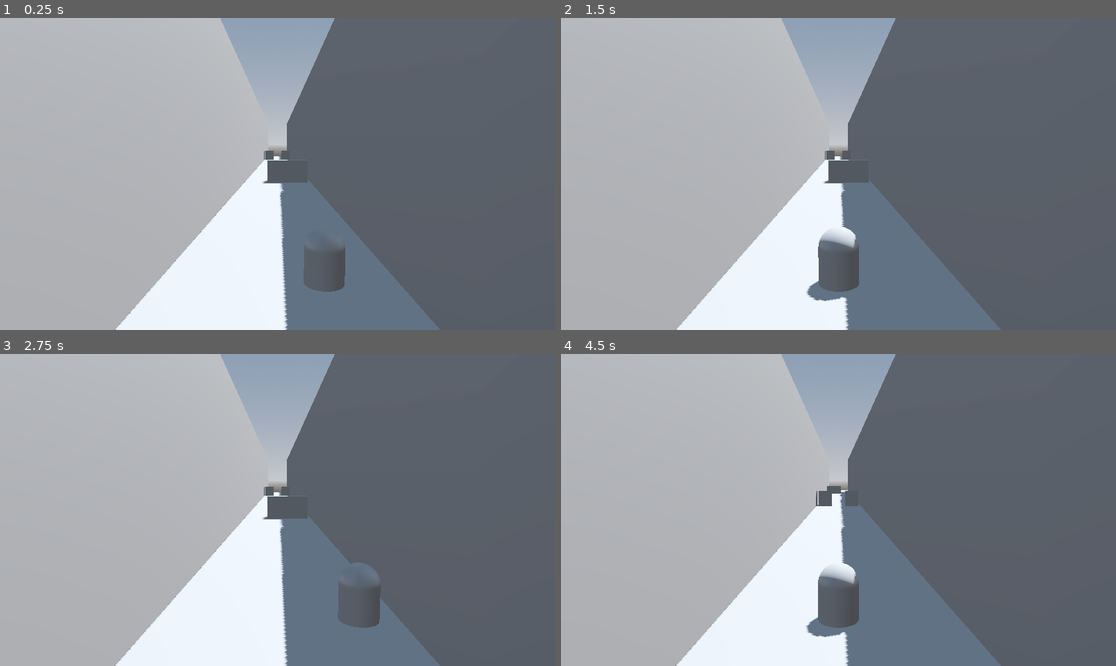
Above: before the commit, frames 1-4 (two rows, left to right).
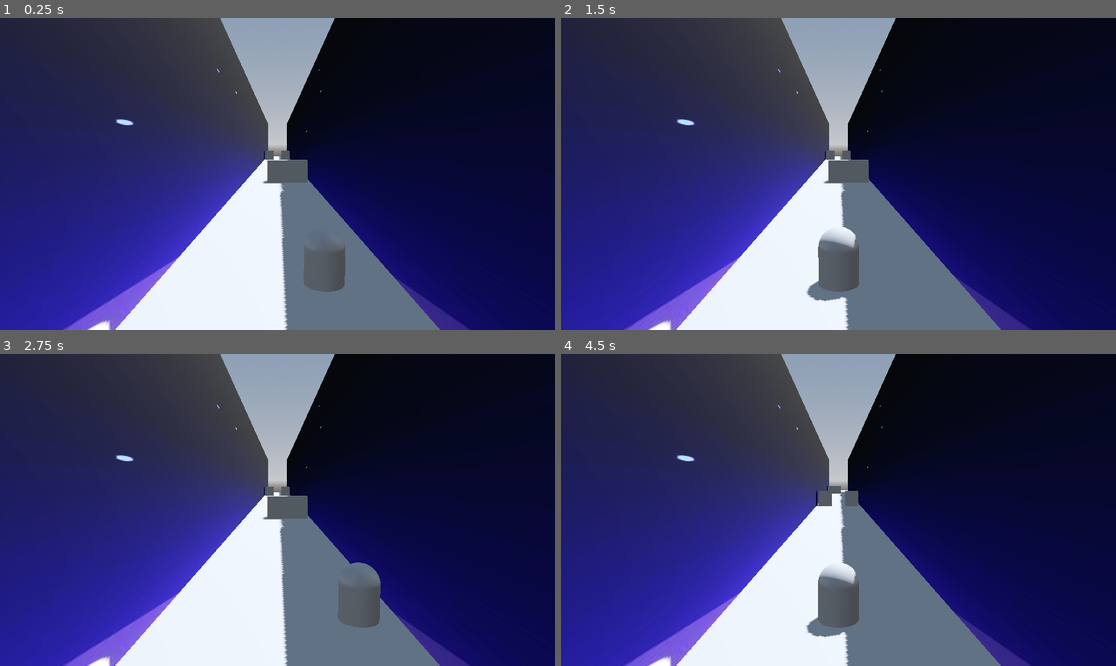
Above: after the commit, the same moments.

Repository: lucasthierry17/Soccer_Runner
Game: Godot game, scene res://world.tscn
Two runs of this game, one before a commit and one after it. Both use one fixed random seed, a clock stepped at 60 frames per second and the inputs below.
Inputs:
- Up to frame 1 (0.25 s): no input
- Up to frame 2 (1.5 s): tap Enter (ui_accept) at 0.5, 0.77 s; hold Right (ui_right) 0.53-1.28 s; hold Left (ui_left) from 1.28 s (still down)
- Up to frame 3 (2.75 s): tap Enter (ui_accept) at 1.52 s; release Left (ui_left) at 2.03 s; hold Right (ui_right) from 2.03 s (still down)
- Up to frame 4 (4.5 s): tap Enter (ui_accept) at 2.75, 3.02, 3.77 s; release Right (ui_right) at 3.53 s; hold Left (ui_left) from 3.53 s (still down)

The runs differ from the first frame. In frame 1, 78% of the frame differs, in the area x 0-100%, y 0-100%; in frame 2, 78%; in frame 3, 78%; in frame 4, 78%.

Commit message:
added texture

Diff:
--- a/world.tscn
+++ b/world.tscn
@@ -1,8 +1,9 @@
-[gd_scene load_steps=13 format=3 uid="uid://cno840nyxxpw2"]
+[gd_scene load_steps=16 format=3 uid="uid://cno840nyxxpw2"]
 
 [ext_resource type="Script" path="res://player.gd" id="1_rjl68"]
 [ext_resource type="PackedScene" uid="uid://odgtnpypykcy" path="res://terrain_controller.tscn" id="1_wvryj"]
 [ext_resource type="Script" path="res://camera_3d.gd" id="2_axcet"]
+[ext_resource type="Texture2D" uid="uid://bntcq5f7ydys0" path="res://docs/5205447.jpg" id="4_3t6g1"]
 
 [sub_resource type="ProceduralSkyMaterial" id="ProceduralSkyMaterial_om122"]
 sky_horizon_color = Color(0.64625, 0.65575, 0.67075, 1)
@@ -24,13 +25,21 @@
 [sub_resource type="BoxShape3D" id="BoxShape3D_aid44"]
 size = Vector3(1, 2.86023, 7.75854)
 
+[sub_resource type="StandardMaterial3D" id="StandardMaterial3D_jh7pp"]
+albedo_texture = ExtResource("4_3t6g1")
+
 [sub_resource type="BoxMesh" id="BoxMesh_giyni"]
+material = SubResource("StandardMaterial3D_jh7pp")
 size = Vector3(100, 10, 1)
 
 [sub_resource type="BoxShape3D" id="BoxShape3D_olyog"]
 size = Vector3(1, 2.85175, 7.80981)
 
+[sub_resource type="StandardMaterial3D" id="StandardMaterial3D_htwif"]
+albedo_texture = ExtResource("4_3t6g1")
+
 [sub_resource type="BoxMesh" id="BoxMesh_j3f3o"]
+material = SubResource("StandardMaterial3D_htwif")
 size = Vector3(100, 10, 1)
 
 [node name="World" type="Node3D"]
Binary file added: docs/5205447.jpg
